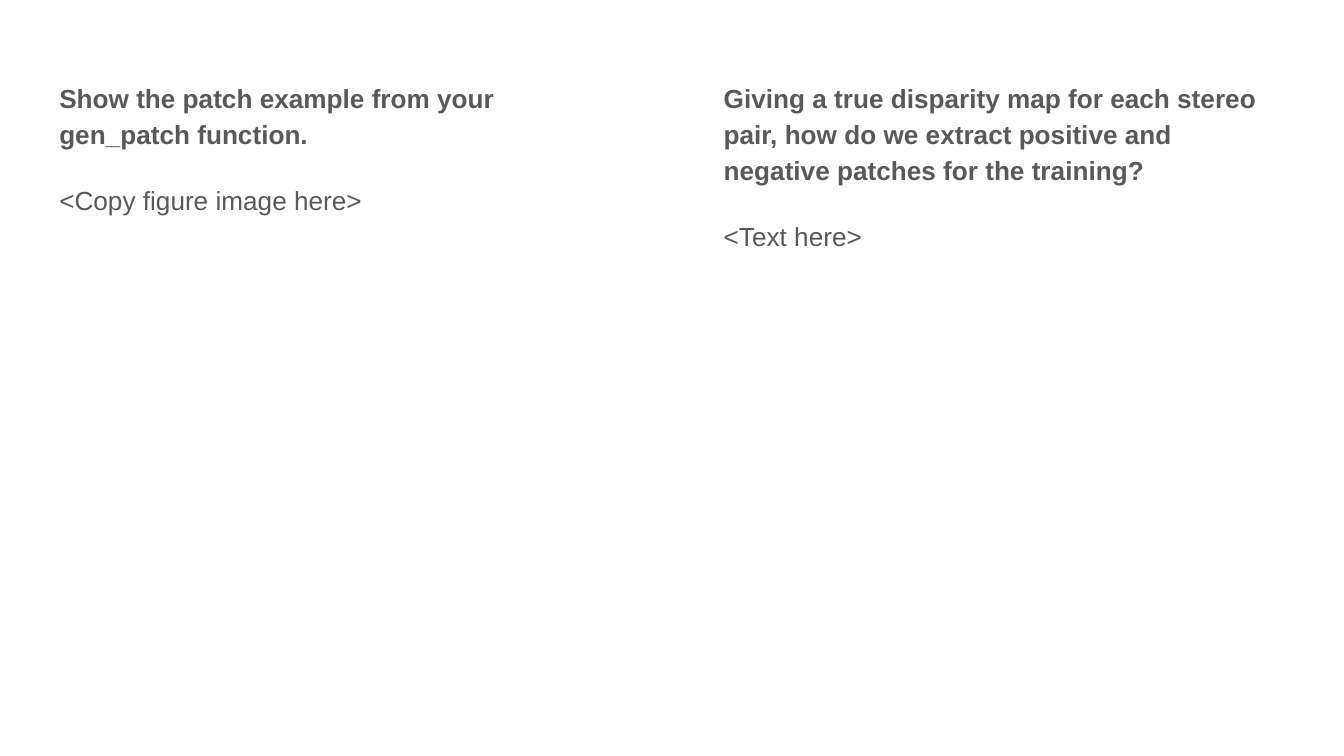
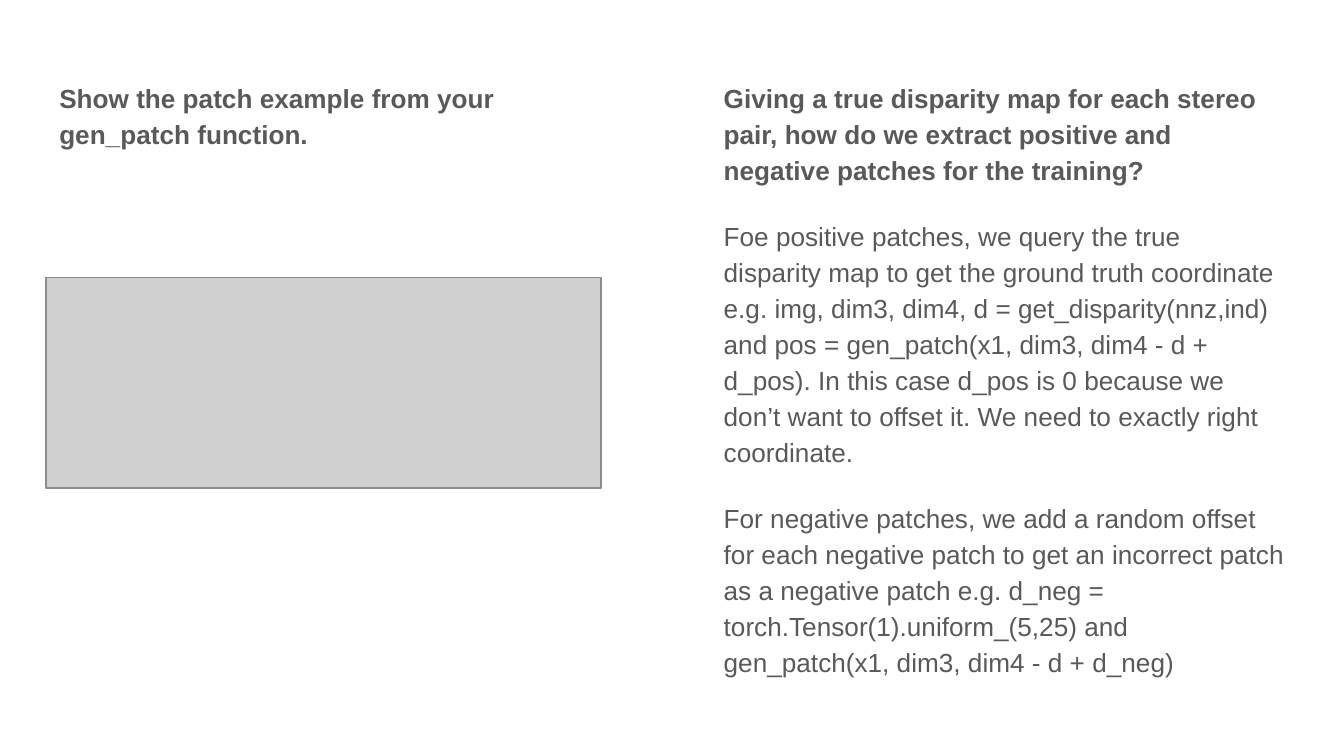
Before and after one commit to jielyugt/depth_estimation, a slide deck: slide 14 of proj4_template.pptx. Drawn at 1344x756 pixels with LibreOffice and Linux fonts; fonts in the diff are those of the drawing; grey boxes stand for pictures. Boxes give left, top, right and bottom in pixels: in the first picture for what was removed or moved away, otherwise in the second. Text is boxed around its words. In the diff, an @@ line names an element or a change of style, - is before the commit and + after.

```diff
--- a/proj4_template.pptx
+++ b/proj4_template.pptx
@@ text at bbox=[59, 191, 362, 216]: paragraph removed @@
-<Copy figure image here>
@@ text at bbox=[724, 227, 1284, 678]: text changed @@
-<Text here>
+Foe positive patches, we query the true disparity map to get the ground truth coordinate e.g. img, dim3, dim4, d = get_disparity(nnz,ind) and pos = gen_patch(x1, dim3, dim4 - d + d_pos). In this case d_pos is 0 because we don’t want to offset it. We need to exactly right coordinate.
+For negative patches, we add a random offset for each negative patch to get an incorrect patch as a negative patch e.g. d_neg = torch.Tensor(1).uniform_(5,25) and gen_patch(x1, dim3, dim4 - d + d_neg)
@@ picture added at bbox=[46, 277, 601, 488] @@
```
Also in this commit, not shown: 13 other slides changed.
